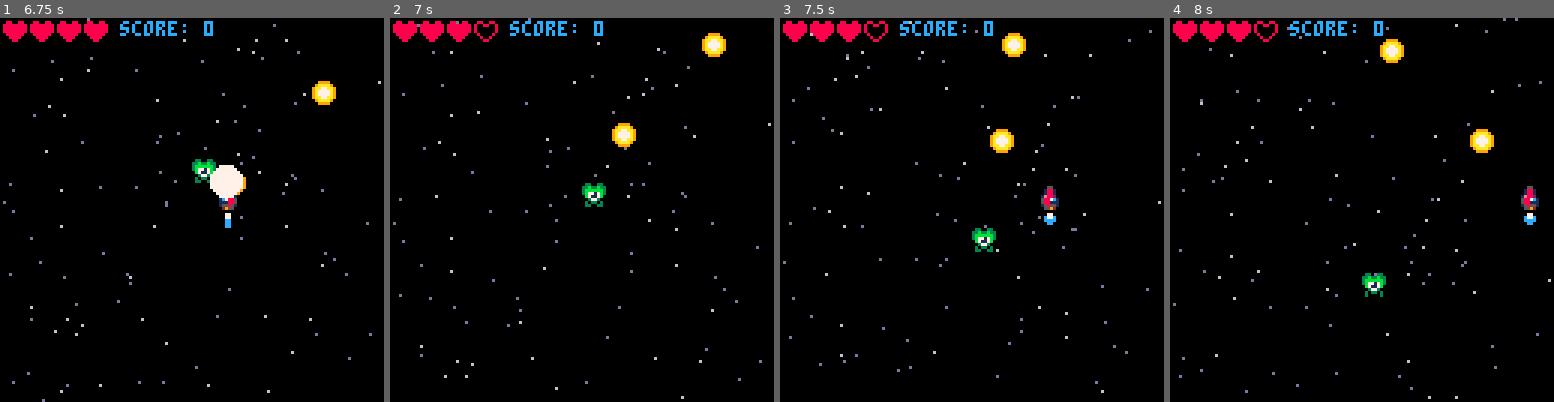
Above: before the commit, frames 1-4 (left to right).
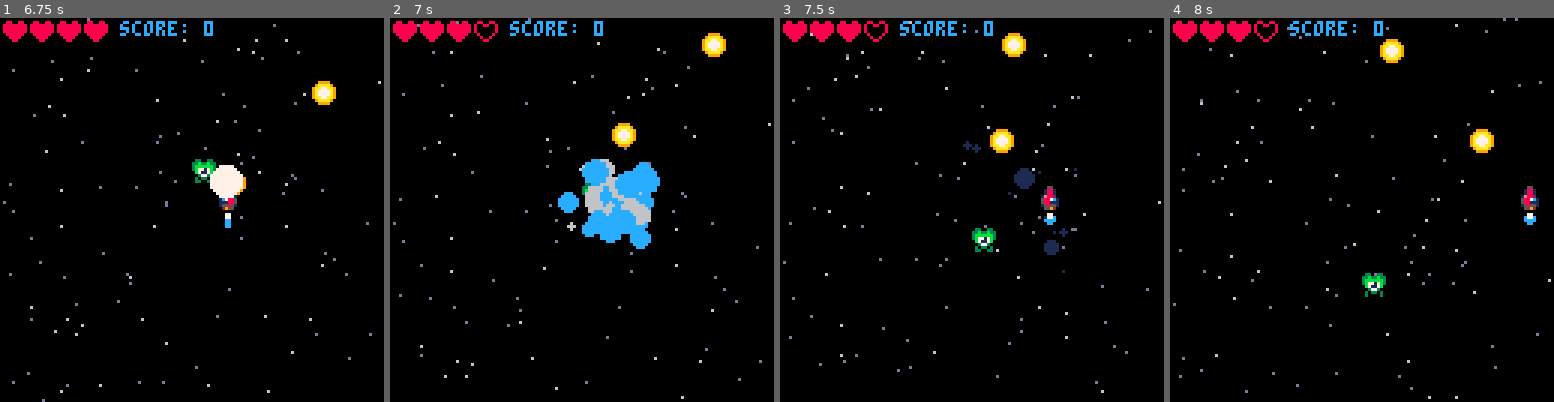
Above: after the commit, the same moments.

Repository: CRBroughton/pico-8-hero
Game: PICO-8 cartridge src/pico-8-hero.p8
The game is run twice, just before and just after one commit, with the same random seed, the same clock (stepped at 60 frames per second) and the same inputs.
Inputs:
- Up to frame 1 (6.75 s): tap X (X key) at 0.33, 0.7, 1.43, 2.58, 3.1, 3.62, 4.13, 4.65, 5.17, 5.68, 6.2, 6.72 s; tap O (Z key) at 1.07, 1.8, 2.43, 3.07, 3.7, 4.33, 4.97, 5.6, 6.23 s; hold Right 2.33-3.33 s; hold Right 3.38-4.22 s; hold Up 4.27-4.67 s; hold Right 4.72-5.72 s; hold Down 5.77-6.1 s; hold Left from 6.15 s (still down)
- Up to frame 2 (7 s): tap O (Z key) at 6.87 s; release Left at 6.98 s
- Up to frame 3 (7.5 s): hold Right from 7.03 s (still down); tap X (X key) at 7.23 s
- Up to frame 4 (8 s): keep holding Right; tap O (Z key) at 7.5 s; tap X (X key) at 7.75 s

Frame 1 is identical in both runs. In frame 2, 3.7% of the frame differs, in the area x 43-71%, y 36-61%; in frame 3, 0.5%; in frame 4, nothing differs.

Commit message:
feat(player): :sparkles: player now has particles when hit

Diff:
--- a/src/draw.lua
+++ b/src/draw.lua
@@ -40,24 +40,10 @@
     for particle in all(particles) do
         local particlecolour = 7
 
-        if particle.age > 5 then
-            particlecolour = 10
-        end
-
-        if particle.age > 7 then
-            particlecolour = 9
-        end
-
-        if particle.age > 10 then
-            particlecolour = 8
-        end
-
-        if particle.age > 12 then
-            particlecolour = 2
-        end
-
-        if particle.age > 15 then
-            particlecolour = 5
+        if particle.blue then
+            particlecolour = particle_age_blue(particle.age)
+        else
+            particlecolour = particle_age_red(particle.age)
         end
 
         circfill(particle.x, particle.y, particle.size, particlecolour)
--- a/src/update.lua
+++ b/src/update.lua
@@ -106,6 +106,7 @@
     if ship.invul <= 0 then
         for enemy in all(enemies) do
             if iscolliding(enemy, ship) then
+                createparticle(ship.x + 4, ship.y + 4, true)
                 ship.lives -= 1
                 sfx(1)
                 ship.invul = 30
--- a/src/utils.lua
+++ b/src/utils.lua
@@ -33,7 +33,8 @@
     add(enemies, enemy)
 end
 
-function createparticle(posx, posy)
+function createparticle(posx, posy, isblue)
+    -- central white particle
     local particle = {
         x = posx,
         y = posy,
@@ -41,10 +42,12 @@
         speedy = 0,
         age = 0,
         maxage = 0,
-        size = 8,
+        size = 10,
+        blue = isblue
     }
     add(particles, particle)
 
+    -- procedural particles around center
     for i = 1, 30 do
         local particle = {
             x = posx,
@@ -54,7 +57,56 @@
             age = rnd(2),
             maxage = 10 + rnd(10),
             size = 1 + rnd(4),
+            blue = isblue
         }
         add(particles, particle)
     end
 end
+
+function particle_age_red(age)
+    local particlecolour = 7
+    if age > 5 then
+        particlecolour = 10
+    end
+
+    if age > 7 then
+        particlecolour = 9
+    end
+
+    if age > 10 then
+        particlecolour = 8
+    end
+
+    if age > 12 then
+        particlecolour = 2
+    end
+
+    if age > 15 then
+        particlecolour = 5
+    end
+    return particlecolour
+end
+
+function particle_age_blue(age)
+    local particlecolour = 7
+    if age > 5 then
+        particlecolour = 6
+    end
+
+    if age > 7 then
+        particlecolour = 12
+    end
+
+    if age > 10 then
+        particlecolour = 13
+    end
+
+    if age > 12 then
+        particlecolour = 1
+    end
+
+    if age > 15 then
+        particlecolour = 1
+    end
+    return particlecolour
+end
